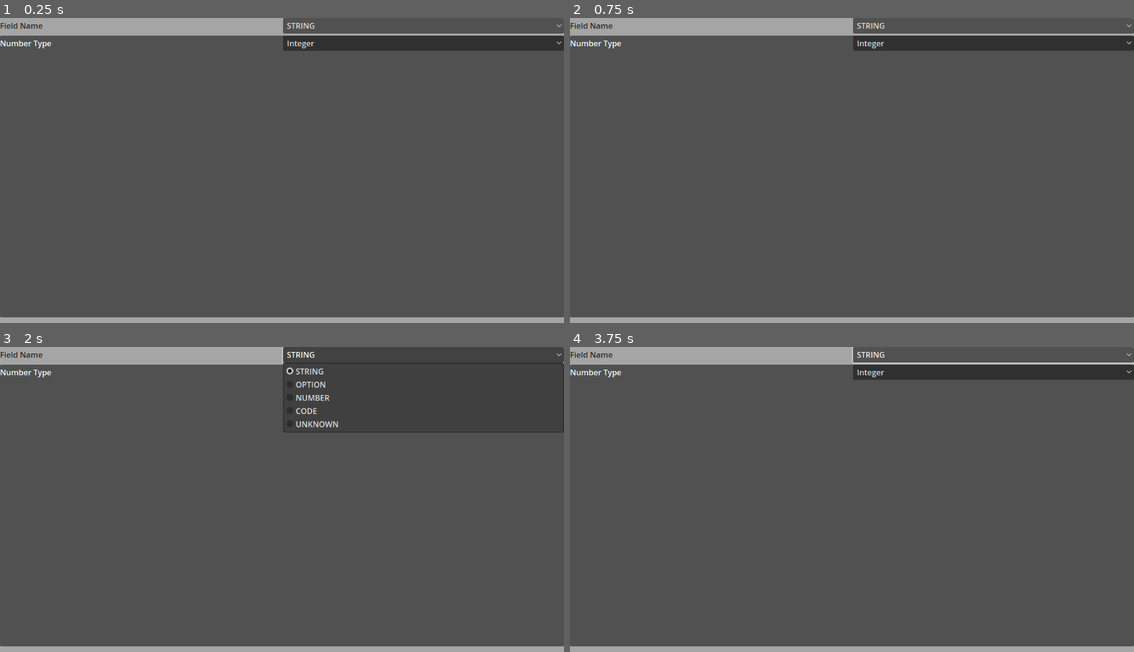
Above: before the commit, frames 1-4 (two rows, left to right).
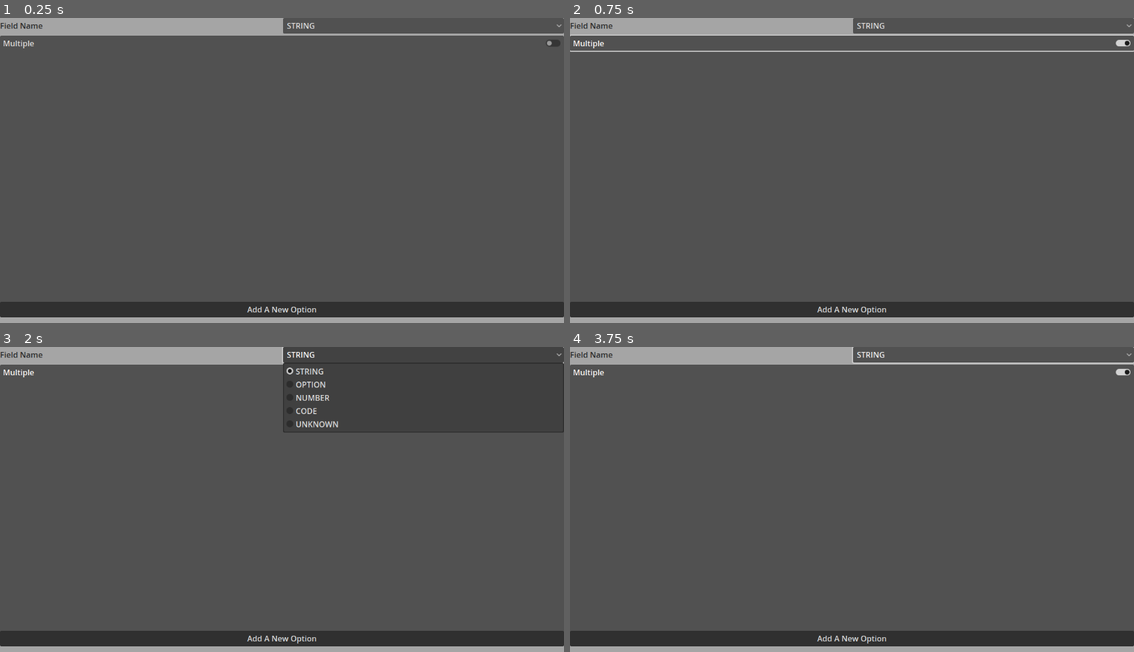
Above: after the commit, the same moments.

Repository: CoolDove/tabro
Game: Godot game, scene res://scenes/field_inspector.tscn
Same seed, same stepped clock (60 frames per second), same inputs: the game is played once before the commit and once after it. This scene is started directly instead of the project's main scene.
Inputs (mouse positions are in pixels of both pictures, inside the frame that each line leads up to):
- Up to frame 1 (0.25 s): no input
- Up to frame 2 (0.75 s): click (852, 42) at 0.5 s, where only the run after the commit has a clickable "Multiple"
- Up to frame 3 (2 s): click "STRING" at 1.25 s
- Up to frame 4 (3.75 s): click (993, 371) at 2 s, where only the run before the commit has a clickable "Integer"; click "STRING" at 2.75 s; click (993, 371) at 3.5 s, where only the run before the commit has a clickable "Integer"

The runs differ from the first frame. In frame 1, 7.6% of the frame differs, in the area x 0-100%, y 5-99%; in frame 2, 8.3%; in frame 3, 5.2%; in frame 4, 7.6%.
Error after the commit: Invalid assignment of property or key 'toption_multiple' with value of type 'bool' on a base object of type 'Nil'. (res://scenes/field_inspector.tscn::GDScript…

Commit message:
edit multiple option

Diff:
--- a/scenes/cell_value_editor/cell_value_editor_option.tscn
+++ b/scenes/cell_value_editor/cell_value_editor_option.tscn
@@ -3,6 +3,13 @@
 [sub_resource type="GDScript" id="GDScript_8xc3v"]
 resource_name = "CellValueEditorOption"
 script/source = "extends OptionButton
+
+var row : int
+var column : int
+var data : TabroData
+var fieldinfo : FieldData
+
+signal on_value_changed(value)
 
 func _ready() -> void:
 	add_item(\"\", 0) # Default item
@@ -11,6 +18,25 @@
 	)
 	#selected = -1;
 	call_deferred(\"show_popup\")
+	item_selected.connect(func(idx:int):
+		var option_idx = idx - 1
+		var value = \"\"
+		var options = FieldData.parse_standardized_options(data.records[row][column])
+		if option_idx > -1:
+			var find = options.find(option_idx)
+			if fieldinfo.toption_multiple:
+				if find > -1:
+					options.remove_at(find)
+				else:
+					options.append(option_idx)
+			else:
+				options = [option_idx]
+			# value = fieldinfo.toption_options[option_idx]
+			value = \">%s\" % \",\".join(options) if options.size() > 0 else \"\"
+			data.records[row][column] = value
+			on_value_changed.emit(value)
+		queue_free()
+	)
 
 func _input(e: InputEvent) -> void:
 	if e is InputEventMouseButton:
--- a/scenes/field_inspector.tscn
+++ b/scenes/field_inspector.tscn
@@ -30,9 +30,8 @@
 @onready var option_type_options_list :VBoxContainer= %OptionsList
 @onready var option_type_btn_add_new_option :Button= %BtnAddNewOption
 
-@onready var code_type_code_editor :TextEdit= %CodeEditor
-
 signal on_field_type_changed(type: Main.FieldType)
+signal on_field_option_changed
 
 func _ready():
 	for k in Main.FieldType.keys():
@@ -44,9 +43,18 @@
 		var option_index = fieldinfo.toption_options.size()
 		fieldinfo.toption_options.append(\"Option%s\" % option_index)
 		_option_type_append_option_editor(option_index)
-	)
-	code_type_code_editor.text_changed.connect(func():
-		fieldinfo.tcode_code = code_type_code_editor.text
+		on_field_option_changed.emit()
+	)
+
+	var code_editor = %CodeEditor
+	code_editor.text_changed.connect(func():
+		fieldinfo.tcode_code = code_editor.text
+		on_field_option_changed.emit()
+	)
+
+	%Options_Multiple.toggled.connect(func(on):
+		fieldinfo.toption_multiple = on
+		on_field_option_changed.emit()
 	)
 
 func _on_tab_open(tab_index: int):
@@ -56,7 +64,7 @@
 		\"OPTION\":
 			_init_panel_option()
 		\"CODE\":
-			code_type_code_editor.text = fieldinfo.tcode_code
+			_init_panel_code()
 		_:
 			print(\"Fallback tab open\")
 
@@ -65,6 +73,7 @@
 
 func _set_option_type(idx: int):
 	on_field_type_changed.emit(idx)
+	on_field_option_changed.emit()
 	if tabc_field_settings.current_tab != idx:
 		tabc_field_settings.current_tab = idx
 	else:
@@ -72,10 +81,14 @@
 	print(\"set option: %s\" % idx)
 
 func _init_panel_option():
+	%Options_Multiple.set_pressed_no_signal(fieldinfo.toption_multiple)
 	for c in option_type_options_list.get_children(): c.queue_free()
 	var options = fieldinfo.toption_options
 	for option_index in range(0, options.size()):
 		_option_type_append_option_editor(option_index)
+
+func _init_panel_code():
+	%CodeEditor.text = fieldinfo.tcode_code
 
 func _option_type_append_option_editor(option_index: int):
 	var box = HBoxContainer.new()
@@ -91,6 +104,7 @@
 	option_editor.text_changed.connect(func(text):
 		var option_idx = box.get_meta(\"option_idx\")
 		fieldinfo.toption_options[option_idx] = text
+		on_field_option_changed.emit()
 	)
 
 	var btn_delete = Button.new()
@@ -100,6 +114,7 @@
 		var option_idx = box.get_meta(\"option_idx\")
 		fieldinfo.toption_options.remove_at(option_idx)
 		_init_panel_option()
+		on_field_option_changed.emit()
 	)
 	box.add_child(option_editor)
 	box.add_child(btn_delete)
@@ -163,7 +178,7 @@
 unique_name_in_owner = true
 layout_mode = 2
 size_flags_vertical = 3
-current_tab = 2
+current_tab = 1
 tabs_visible = false
 
 [node name="STRING" type="VBoxContainer" parent="VBoxContainer/FieldSettings"]
@@ -172,11 +187,11 @@
 metadata/_tab_index = 0
 
 [node name="OPTION" type="VBoxContainer" parent="VBoxContainer/FieldSettings"]
-visible = false
 layout_mode = 2
 metadata/_tab_index = 1
 
-[node name="CheckButton" type="CheckButton" parent="VBoxContainer/FieldSettings/OPTION"]
+[node name="Options_Multiple" type="CheckButton" parent="VBoxContainer/FieldSettings/OPTION"]
+unique_name_in_owner = true
 layout_mode = 2
 text = "Multiple"
 
@@ -201,6 +216,7 @@
 text = "Add A New Option"
 
 [node name="NUMBER" type="VBoxContainer" parent="VBoxContainer/FieldSettings"]
+visible = false
 layout_mode = 2
 metadata/_tab_index = 2
 
--- a/scenes/table_edit.gd
+++ b/scenes/table_edit.gd
@@ -273,18 +273,16 @@
 	if cell_control != null:
 		if fieldinfo.type == Main.FieldType.OPTION:
 			var editor = ResourceLoader.load("res://scenes/cell_value_editor/cell_value_editor_option.tscn").instantiate()
+			editor.data = data
+			editor.fieldinfo = fieldinfo
+			editor.row = row
+			editor.column = column
 			add_child(editor)
 			editor.size = Vector2(fieldinfo.width+1, cell_height+1)
 			editor.global_position = cell_control.global_position + Vector2(-1, -1)
 			for o in fieldinfo.toption_options: editor.add_item(o)
-			editor.item_selected.connect(func(idx:int):
-				var option_idx = idx - 1
-				var value = ""
-				if option_idx > -1:
-					value = fieldinfo.toption_options[option_idx]
-				data.records[row][column] = value
+			editor.on_value_changed.connect(func(value):
 				_update_cell_value(cell_control, column, row, value)
-				editor.queue_free()
 			)
 		elif fieldinfo.type == Main.FieldType.NUMBER:
 			var editor = ResourceLoader.load("res://scenes/cell_value_editor/cell_value_editor.tscn").instantiate() as LineEdit
@@ -425,11 +423,30 @@
 			control.set("text", celldata)
 			control.add_theme_color_override("font_color", Color.RED)
 	elif fieldinfo.type == Main.FieldType.OPTION:
-		var src = celldata
-		var elms = src.split(",")
-		var output = " ".join(elms)
-		control.set("text", output)
-		control.add_theme_color_override("font_color", Color.BLUE)
+		var options = []
+		var valid = true
+		if typeof(celldata) != TYPE_STRING:
+			valid = false
+		if valid and celldata.begins_with(">"):
+			var raw_indexes = celldata.substr(1).split(",")
+			for index in raw_indexes:
+				if index.is_valid_int():
+					var idx = index.to_int()
+					if idx >= 0 and idx < fieldinfo.toption_options.size():
+						options.append(fieldinfo.toption_options[idx])
+					else:
+						valid = false
+						break
+				else:
+					valid = false
+					break
+		if valid:
+			control.set("text", " ".join(options))
+			control.add_theme_color_override("font_color", Color.DARK_CYAN)
+		else:
+			control.set("text", "???(%s)" % celldata)
+			control.add_theme_color_override("font_color", Color.RED)
+		control.add_theme_color_override("font_color", Color.RED)
 	elif fieldinfo.type == Main.FieldType.CODE:
 		var script = GDScript.new()
 		script.source_code = fieldinfo.tcode_code
--- a/system/data/field_data.gd
+++ b/system/data/field_data.gd
@@ -15,3 +15,21 @@
 @export var toption_multiple : bool
 
 @export var tcode_code : String
+
+
+static func parse_standardized_options(data: String) -> Array:
+	var options = []
+	var valid = true
+	if valid and data.begins_with(">"):
+		var raw_indexes = data.substr(1).split(",")
+		for index in raw_indexes:
+			if index.is_valid_int():
+				var idx = index.to_int()
+				options.append(idx)
+			else:
+				valid = false
+				break
+	if valid:
+		return options
+	else:
+		return []
